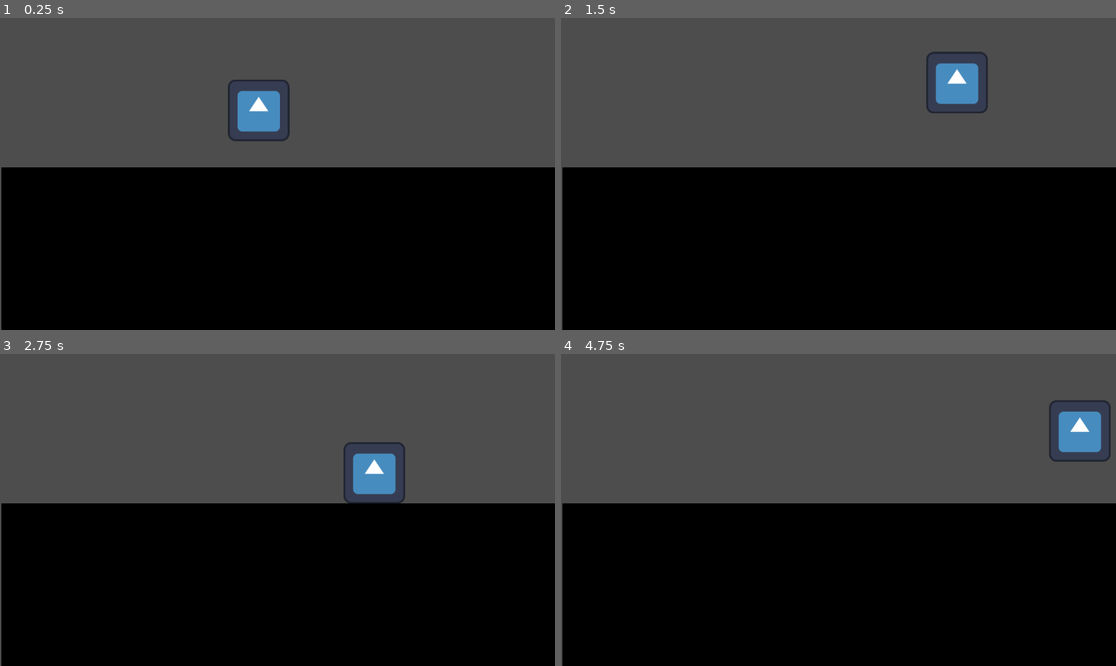
Above: before the commit, frames 1-4 (two rows, left to right).
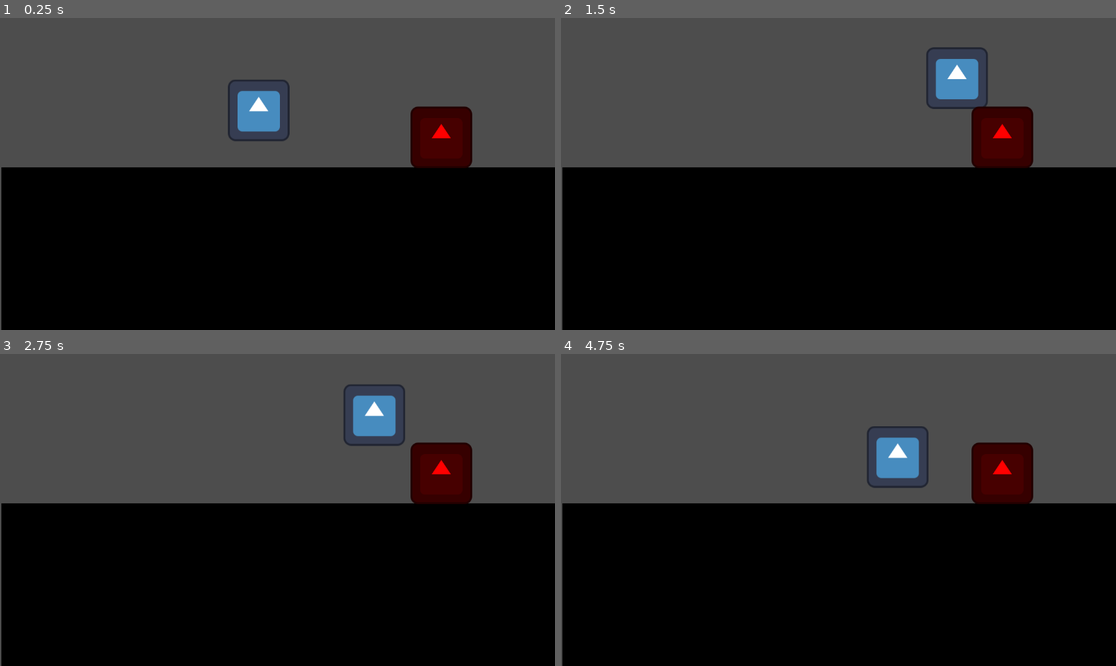
Above: after the commit, the same moments.

Repository: Dragon614pc/NinjaDragonsGameOff2023
Game: Godot game, scene res://test.tscn
The game is run twice, just before and just after one commit, with the same random seed, the same clock (stepped at 60 frames per second) and the same inputs. The engine's default icon, where the game draws it, is replaced by a stand-in: a white triangle on a blue panel in a dark square.
Inputs:
- Up to frame 1 (0.25 s): no input
- Up to frame 2 (1.5 s): hold Right (Right) from 0.53 s (still down); tap X (Attack) at 0.6, 1.35 s; tap Z (Jump) at 0.77 s
- Up to frame 3 (2.75 s): tap Z (Jump) at 1.52 s; release Right (Right) at 2.03 s; hold Left (Left) from 2.03 s (still down); tap X (Attack) at 2.1 s
- Up to frame 4 (4.75 s): release Left (Left) at 2.78 s; hold Right (Right) 2.78-4.28 s; tap X (Attack) at 2.85, 3.6, 4.35 s; tap Z (Jump) at 3.02, 3.77, 4.52 s; hold Left (Left) from 4.28 s (still down)

The runs differ from the first frame. In frame 1, 2.2% of the frame differs, in the area x 73-86%, y 28-49%; in frame 2, 2.8%; in frame 3, 4.7%; in frame 4, 4.8%, in the area x 55-99%, y 14-49%.

Commit message:
Update test.tscn

Diff:
--- a/project/test.tscn
+++ b/project/test.tscn
@@ -1,7 +1,8 @@
-[gd_scene load_steps=3 format=3 uid="uid://d33cc7t2wq1mi"]
+[gd_scene load_steps=4 format=3 uid="uid://d33cc7t2wq1mi"]
 
 [ext_resource type="PackedScene" uid="uid://cachposdl3r3w" path="res://Player/player.tscn" id="1_e57sp"]
 [ext_resource type="PackedScene" uid="uid://pi085xf4abau" path="res://test/floor_test.tscn" id="2_53ose"]
+[ext_resource type="PackedScene" uid="uid://b36f45rs7xbu8" path="res://test/dummy.tscn" id="3_p0vge"]
 
 [node name="Node2D" type="Node2D"]
 
@@ -10,3 +11,6 @@
 
 [node name="FloorTest" parent="." instance=ExtResource("2_53ose")]
 position = Vector2(580, 635)
+
+[node name="dummy" parent="." instance=ExtResource("3_p0vge")]
+position = Vector2(916, 248)
